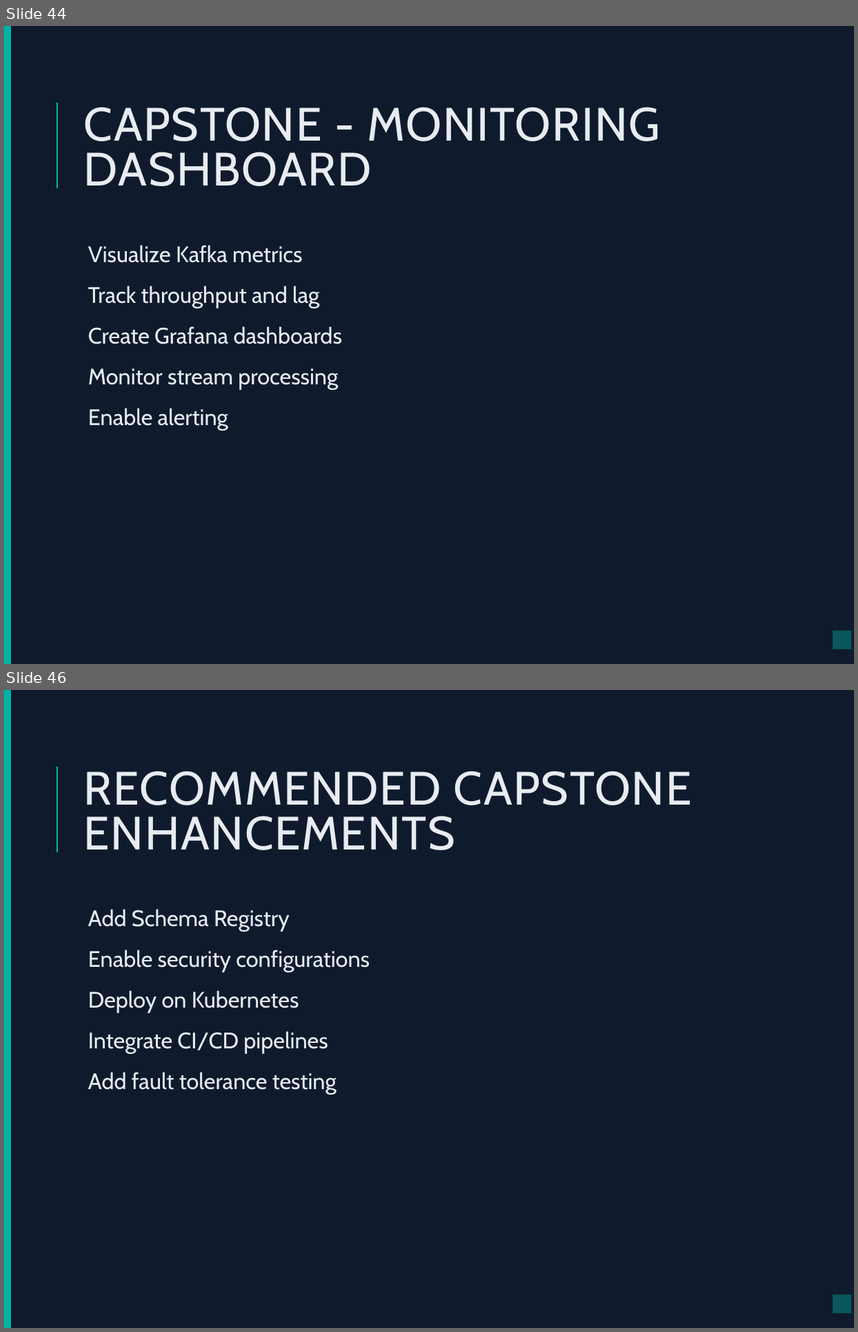
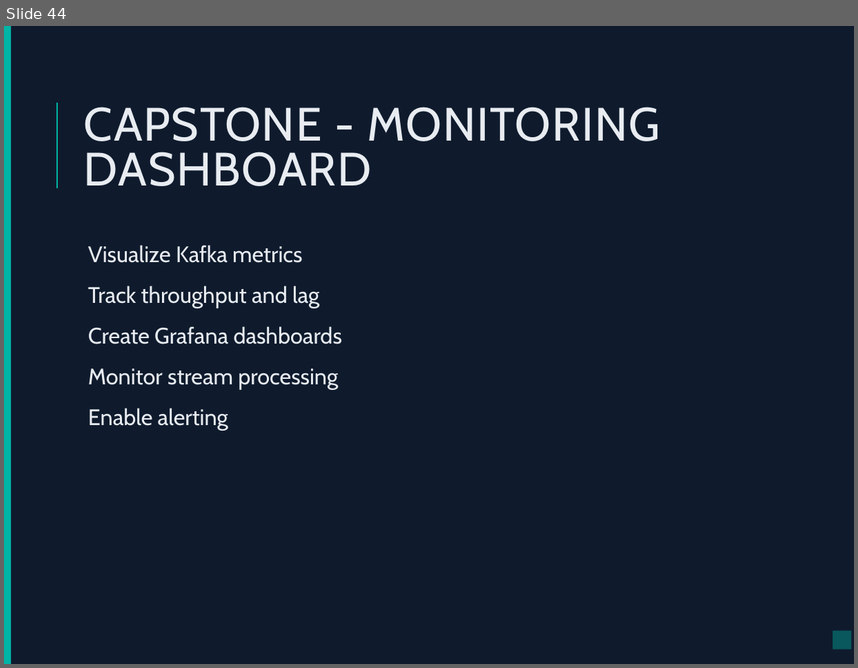
Before and after one commit to vikash-verma-profile/Kafka-May-2026-M, a slide deck: Day-10/Kafka_cap.pptx. Shown one above the other, each under a label of ours: slides 44 and 46 before the commit, slide 44 after it; the slides between them are not shown. The pictures are 858x1332 and 858x668 pixels, drawn with LibreOffice and Linux fonts; fonts in the diff are those of the drawing. Boxes give left, top, right and bottom in pixels: in the first picture for what was removed or moved away, otherwise in the second. Text is boxed around its words. In the diff, an @@ line names an element or a change of style, - is before the commit and + after.

```diff
--- a/Day-10/Kafka_cap.pptx
+++ b/Day-10/Kafka_cap.pptx
@@ slide 46 removed at bbox=[4, 690, 854, 1328], background #0F1B2D; not listed: 3 template elements that a slide beside it also shows @@
@@ title removed at bbox=[84, 771, 692, 850] @@
-RECOMMENDED CAPSTONE ENHANCEMENTS
@@ text removed at bbox=[88, 909, 370, 1094] @@
-  Add Schema Registry
-  Enable security configurations
-  Deploy on Kubernetes
-  Integrate CI/CD pipelines
-  Add fault tolerance testing
```
Also in this commit, not shown: 3 other slides removed.
